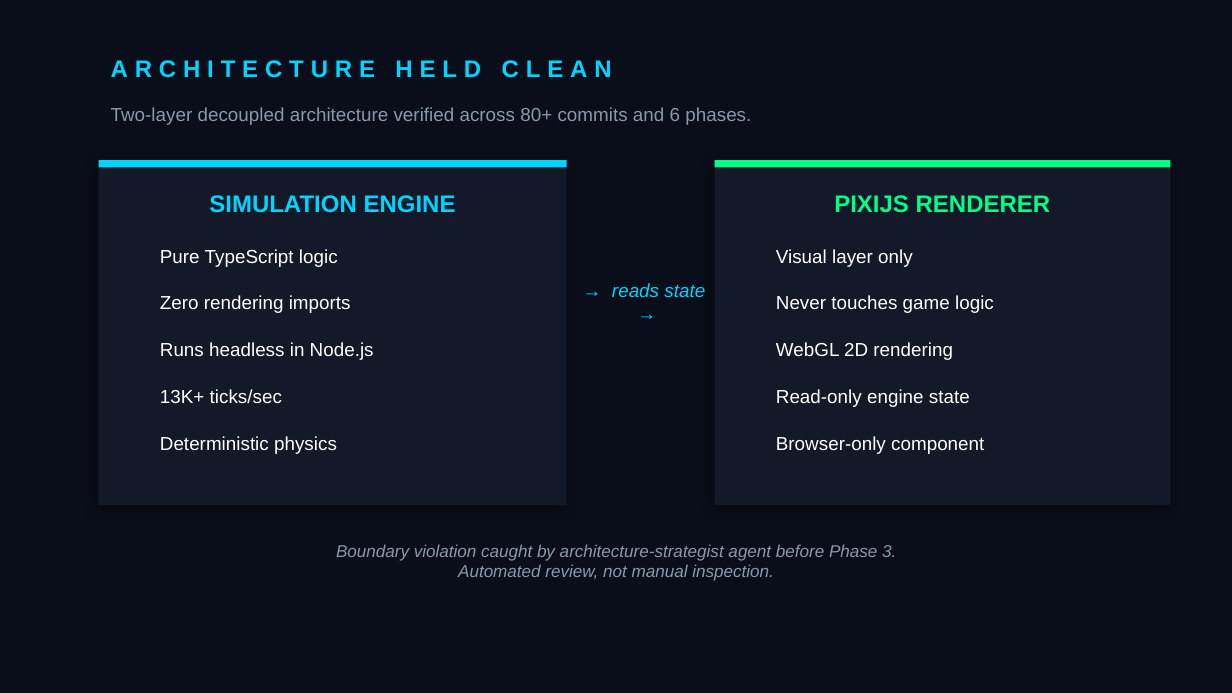
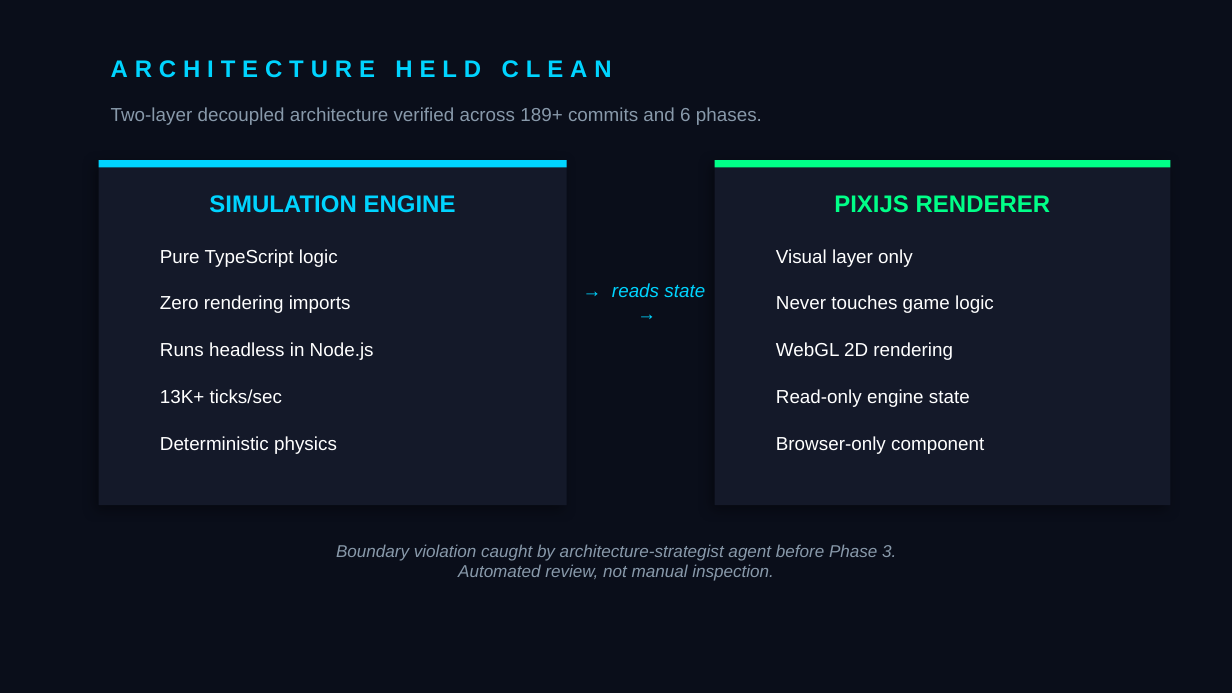
Before and after one commit to mbriggsy/ai-learning-journey, a slide deck: slide 6 of projects/top-down-racer-02/docs/summary/AI-Autonomy-Executive-Deck.pptx. Drawn at 1232x693 pixels with LibreOffice and Linux fonts; fonts in the diff are those of the drawing. Boxes give left, top, right and bottom in pixels: in the first picture for what was removed or moved away, otherwise in the second. Text is boxed around its words. In the diff, an @@ line names an element or a change of style, - is before the commit and + after.

```diff
--- a/projects/top-down-racer-02/docs/summary/AI-Autonomy-Executive-Deck.pptx
+++ b/projects/top-down-racer-02/docs/summary/AI-Autonomy-Executive-Deck.pptx
@@ text at [111, 107, 762, 125]: text changed @@
-Two-layer decoupled architecture verified across 80+ commits and 6 phases.
+Two-layer decoupled architecture verified across 189+ commits and 6 phases.
```
Also in this commit, not shown: 4 other slides changed.
